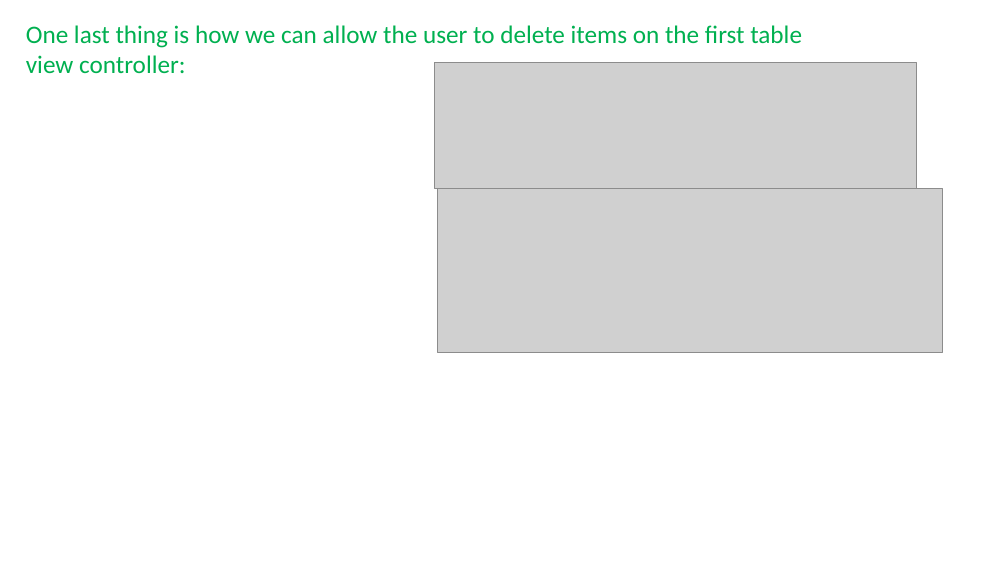
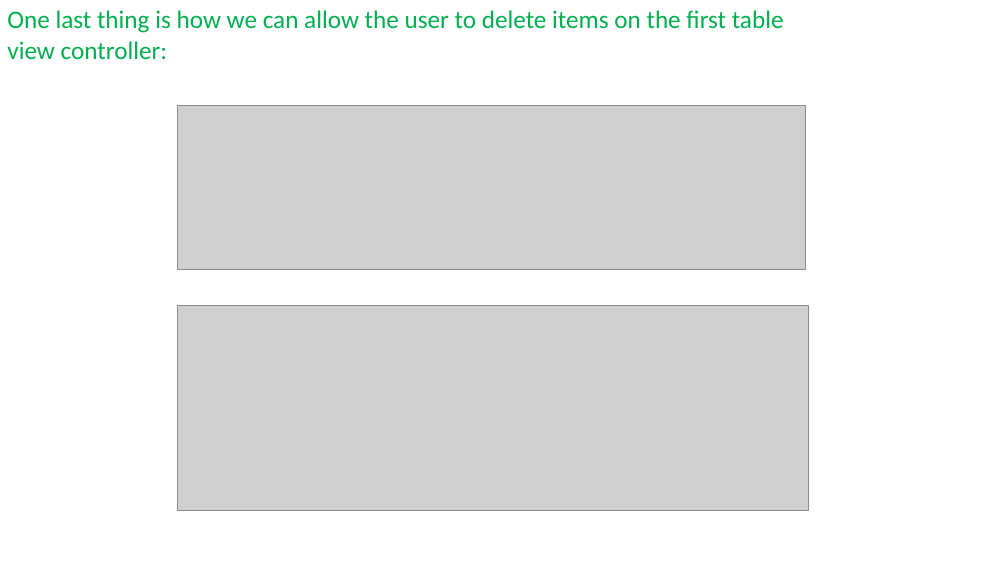
Before and after one commit to aminhngn/Course_Mobile_IOS, a slide deck: slide 48 of course/IOS_Module_03_core_data.pptx. Drawn at 1008x567 pixels with LibreOffice and Linux fonts; fonts in the diff are those of the drawing; grey boxes stand for pictures. Boxes give left, top, right and bottom in pixels: in the first picture for what was removed or moved away, otherwise in the second. Text is boxed around its words. In the diff, an @@ line names an element or a change of style, - is before the commit and + after.

```diff
--- a/course/IOS_Module_03_core_data.pptx
+++ b/course/IOS_Module_03_core_data.pptx
@@ text "One last thing is how ...": place and size @@
-text "One last thing is how ..." at <box>26,25,802,73</box>
+text "One last thing is how ..." at <box>7,10,784,59</box>
@@ picture: place and size @@
-picture at <box>435,62,917,188</box>
+picture at <box>177,105,805,269</box>
@@ picture: place and size @@
-picture at <box>438,188,943,352</box>
+picture at <box>177,306,809,510</box>
```
Also in this commit, not shown: 9 other slides changed, 4 slides added, 4 slides removed, 1 other file.
